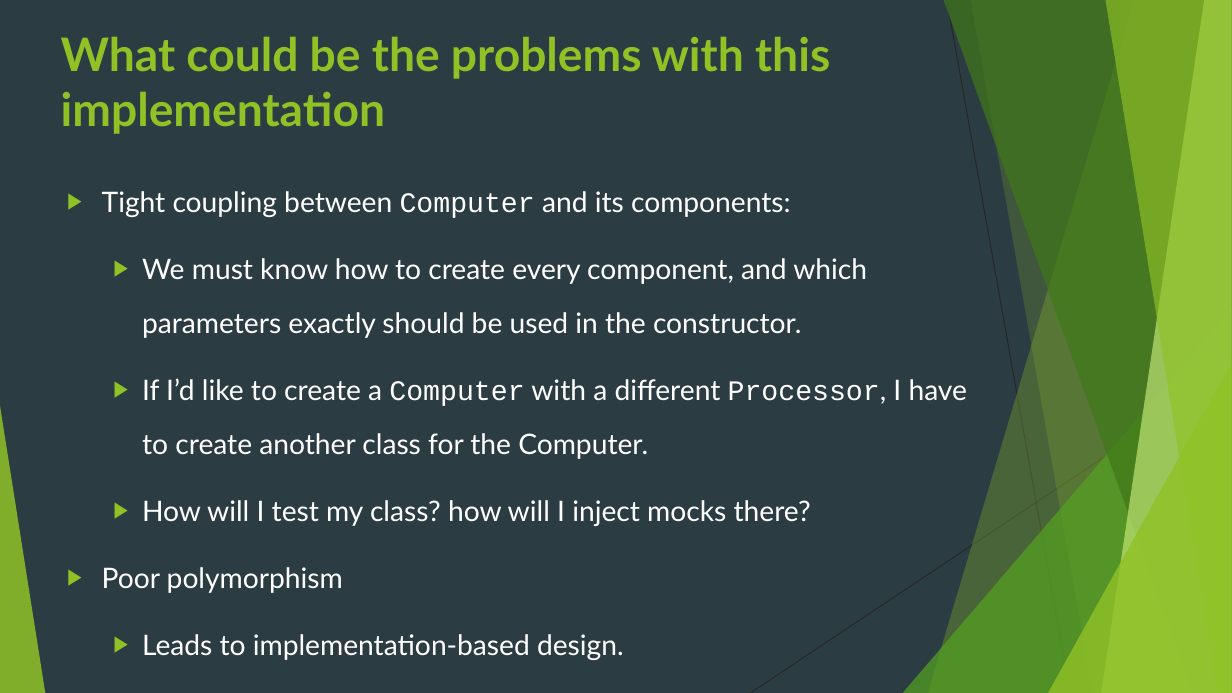
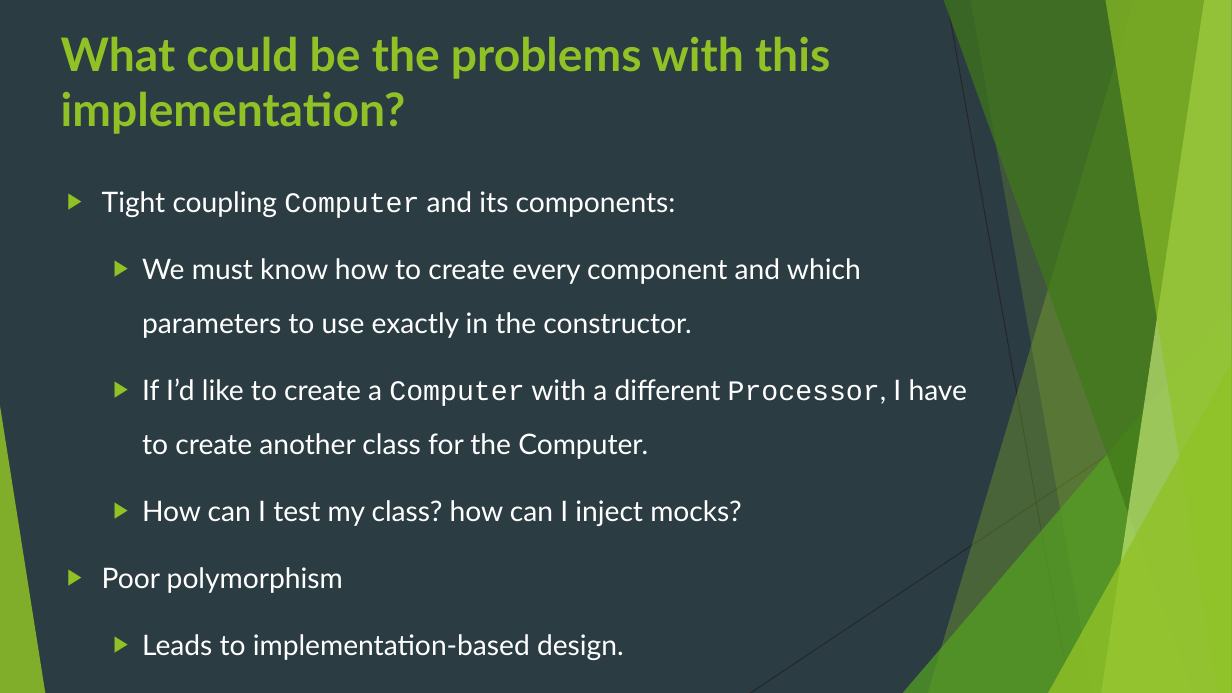
Before and after one commit to idanshal/sb-todo-app-tdp, a slide deck: slide 10 of course_data/presentations/practical_spring_boot_for_tdp.pptx. Drawn at 1232x693 pixels with LibreOffice and Linux fonts; fonts in the diff are those of the drawing. Boxes give left, top, right and bottom in pixels: in the first picture for what was removed or moved away, otherwise in the second. Text is boxed around its words. In the diff, an @@ line names an element or a change of style, - is before the commit and + after.

```diff
--- a/course_data/presentations/practical_spring_boot_for_tdp.pptx
+++ b/course_data/presentations/practical_spring_boot_for_tdp.pptx
@@ title at (61,36,830,134): text changed @@
-What could be the problems with this implementation
+What could be the problems with this implementation?
@@ text at (102,191,861,338): text changed @@
-▶ Tight coupling between Computer and its components:
-  ▶ We must know how to create every component, and which parameters exactly should be used in the constructor.
+▶ Tight coupling Computer and its components:
+  ▶ We must know how to create every component and which parameters to use exactly in the constructor.
@@ text at (142,500,741,526): text changed @@
-  ▶ How will I test my class? how will I inject mocks there?
+  ▶ How can I test my class? how can I inject mocks?
```
Also in this commit, not shown: 6 other slides changed, 2 other files.
